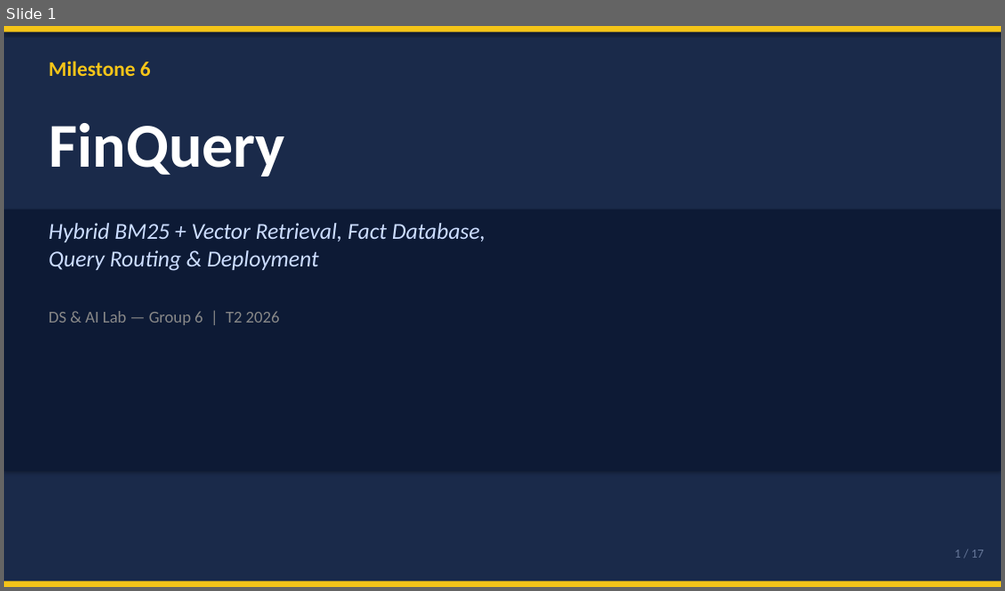
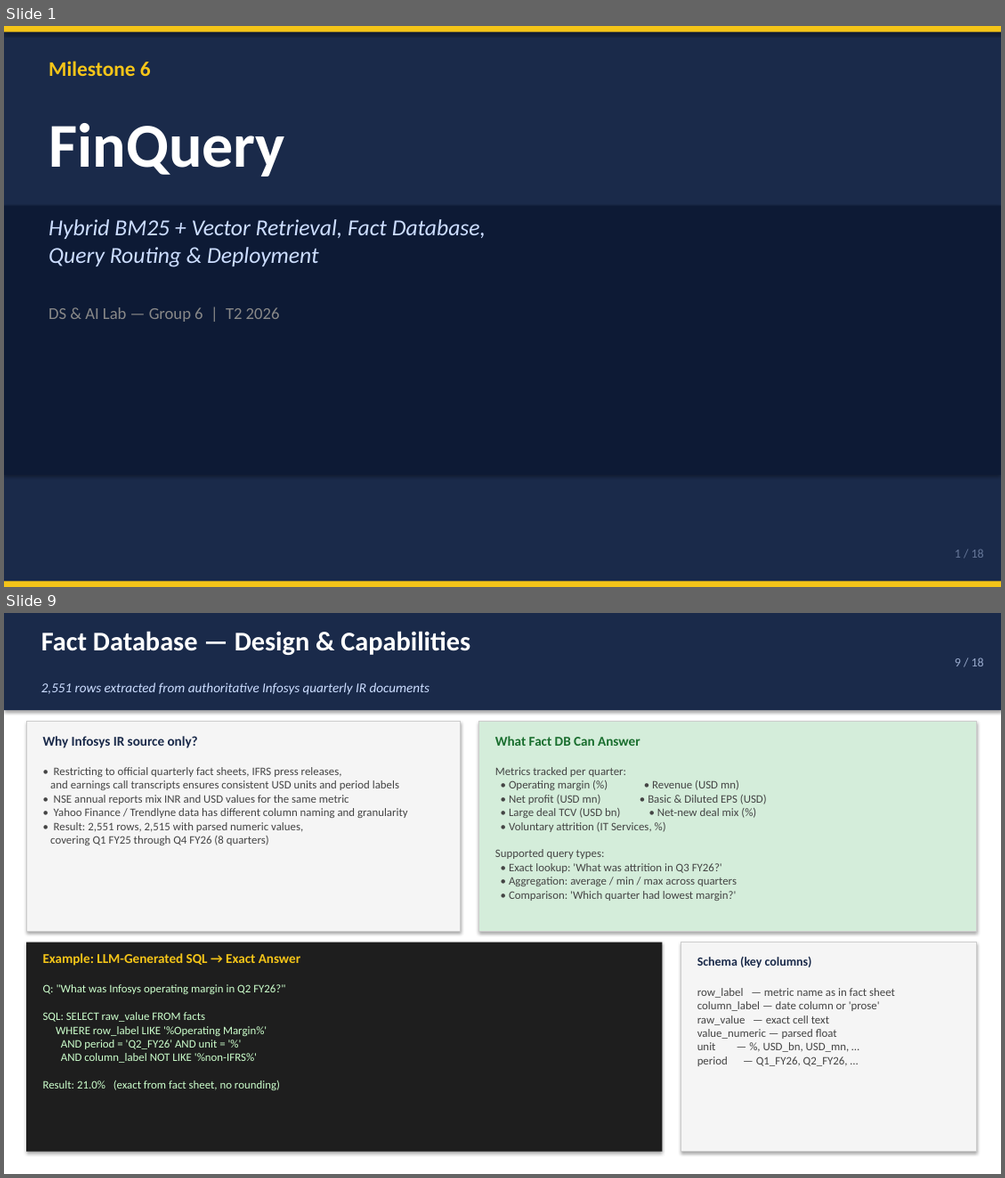
Before and after one commit to nandypi/Group-6-DS-and-AI-Lab-Project, a slide deck: Slides/DSAI_Team_6_Milestone6.pptx. Shown one above the other, each under a label of ours: slide 1 before the commit, slides 1 and 9 after it; the slides between them are not shown. The pictures are 1005x591 and 1005x1178 pixels, drawn with LibreOffice and Linux fonts; fonts in the diff are those of the drawing. Boxes give left, top, right and bottom in pixels: in the first picture for what was removed or moved away, otherwise in the second. Text is boxed around its words. In the diff, an @@ line names an element or a change of style, - is before the commit and + after.

```diff
--- a/Slides/DSAI_Team_6_Milestone6.pptx
+++ b/Slides/DSAI_Team_6_Milestone6.pptx
@@ slide 9 added at <box>4,613,1001,1174</box>, background #FFFFFF @@
@@ rectangle added at <box>4,613,1001,710</box>, fill #1A2A4A @@
@@ text added at <box>41,631,470,655</box>, 26 pt, text #FFFFFF, bold @@
+Fact Database — Design & Capabilities
@@ text added at <box>955,657,984,666</box>, 12 pt, text #99AACC @@
+9 / 18
@@ text added at <box>41,682,429,695</box>, 13 pt, text #CCDDFF, italic @@
+2,551 rows extracted from authoritative Infosys quarterly IR documents
@@ rectangle added at <box>26,722,461,931</box>, fill #F5F5F5, outline #CCCCCC 0.75 pt @@
@@ text added at <box>43,736,198,748</box>, 13 pt, text #1A2A4A, bold @@
+Why Infosys IR source only?
@@ rectangle added at <box>479,722,976,931</box>, fill #D4EDDA, outline #CCCCCC 0.75 pt @@
@@ text added at <box>495,736,639,746</box>, 13 pt, text #196E2E, bold @@
+What Fact DB Can Answer
@@ text added at <box>50,767,408,845</box>, 11 pt, text #444444 @@
+• Restricting to official quarterly fact sheets, IFRS press releases,
+and earnings call transcripts ensures consistent USD units and period labels
+• NSE annual reports mix INR and USD values for the same metric
+• Yahoo Finance / Trendlyne data has different column naming and granularity
+• Result: 2,551 rows, 2,515 with parsed numeric values,
+covering Q1 FY25 through Q4 FY26 (8 quarters)
@@ text added at <box>495,767,767,900</box>, 11 pt, text #444444 @@
+Metrics tracked per quarter:
+• Operating margin (%) • Revenue (USD mn)
+• Net profit (USD mn) • Basic & Diluted EPS (USD)
+• Large deal TCV (USD bn) • Net-new deal mix (%)
+• Voluntary attrition (IT Services, %)
+Supported query types:
+• Exact lookup: 'What was attrition in Q3 FY26?'
+• Aggregation: average / min / max across quarters
+• Comparison: 'Which quarter had lowest margin?'
@@ rectangle added at <box>26,942,662,1151</box>, fill #1E1E1E @@
@@ text added at <box>43,953,300,965</box>, 13 pt, text #F5C518, bold @@
+Example: LLM-Generated SQL → Exact Answer
@@ rectangle added at <box>680,942,976,1151</box>, fill #F5F5F5, outline #CCCCCC 0.75 pt @@
@@ text added at <box>697,957,812,967</box>, 12 pt, text #1A2A4A, bold @@
+Schema (key columns)
@@ text added at <box>43,984,285,1090</box>, 11 pt, text #CCFFCC @@
+Q: "What was Infosys operating margin in Q2 FY26?"
+SQL: SELECT raw_value FROM facts
+WHERE row_label LIKE '%Operating Margin%'
+AND period = 'Q2_FY26' AND unit = '%'
+AND column_label NOT LIKE '%non-IFRS%'
+Result: 21.0% (exact from fact sheet, no rounding)
@@ text added at <box>697,988,895,1066</box>, 11 pt, text #444444 @@
+row_label — metric name as in fact sheet
+column_label — date column or 'prose'
+raw_value — exact cell text
+value_numeric — parsed float
+unit — %, USD_bn, USD_mn, …
+period — Q1_FY26, Q2_FY26, …
@@ slide 1 changed as well @@
@@ rectangle: place and size @@
-rectangle at <box>4,209,1001,471</box>
+rectangle at <box>4,206,1001,475</box>
@@ text "Hybrid BM25 + Vector Retrieval, ...": place and size @@
-text "Hybrid BM25 + Vector Retrieval, ..." at <box>48,223,485,271</box>
+text "Hybrid BM25 + Vector Retrieval, ..." at <box>48,219,485,267</box>
@@ text "DS & AI Lab — ...": place and size @@
-text "DS & AI Lab — ..." at <box>48,311,280,325</box>
+text "DS & AI Lab — ..." at <box>48,307,280,321</box>
@@ text at <box>955,549,984,557</box>: text changed @@
-1 / 17
+1 / 18
```
Also in this commit, not shown: 6 other slides changed, 10 other slides added, 10 slides removed.
